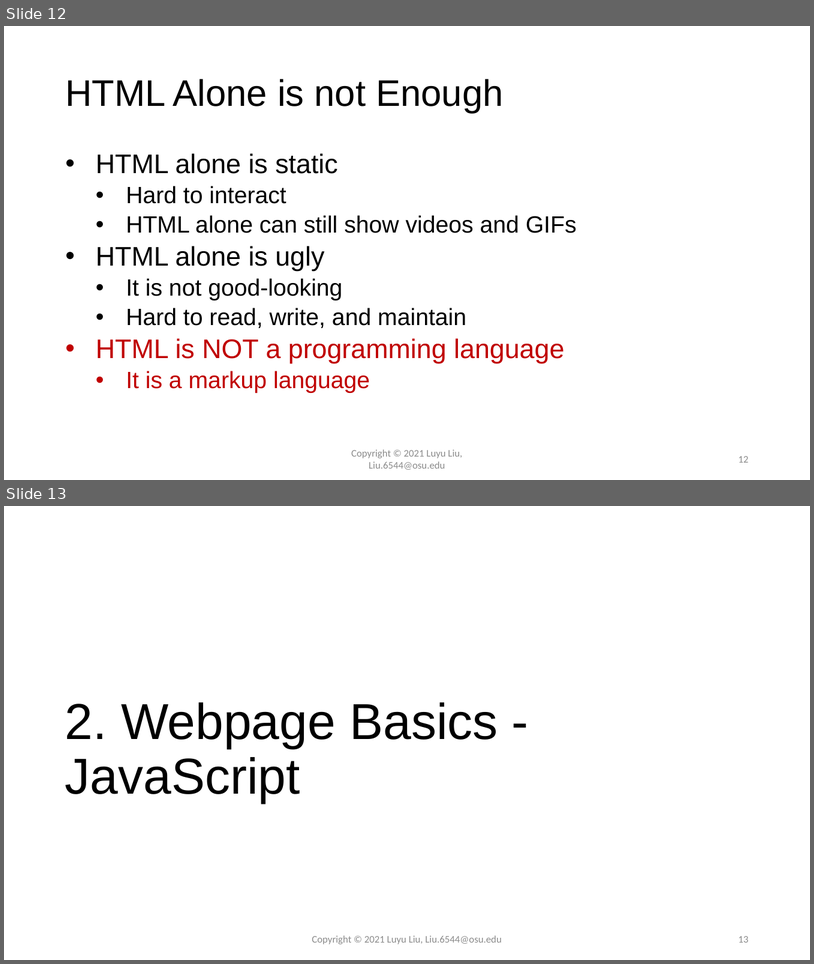
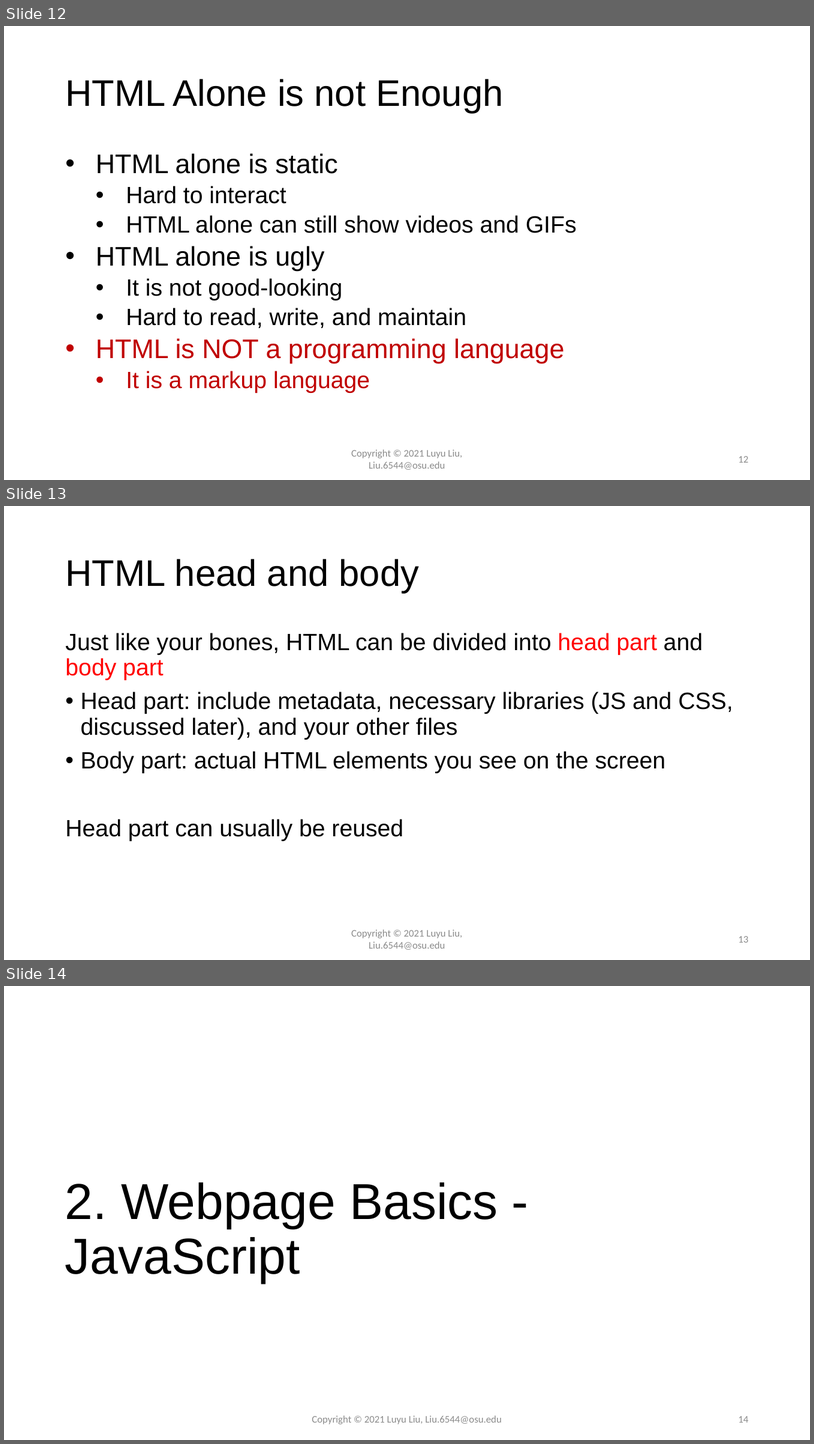
Before and after one commit to luyuliu/vizathon-geovisualization, a slide deck: doc/presentation_vizathon.pptx. Shown one above the other, each under a label of ours: slides 12 and 13 before the commit, slides 12, 13 and 14 after it. The pictures are 814x964 and 814x1444 pixels, drawn with LibreOffice and Linux fonts; fonts in the diff are those of the drawing; background and template pictures are left out. Boxes give left, top, right and bottom in pixels: in the first picture for what was removed or moved away, otherwise in the second. Text is boxed around its words. In the diff, an @@ line names an element or a change of style, - is before the commit and + after.

```diff
--- a/doc/presentation_vizathon.pptx
+++ b/doc/presentation_vizathon.pptx
@@ slide 13 added at (4, 506, 810, 960), background #FFFFFF @@
@@ title added at (65, 559, 420, 593), 44 pt, text #000000 @@
+HTML head and body
@@ text added at (65, 633, 733, 841), 28 pt, text #000000 @@
+Just like your bones, HTML can be divided into head part and body part
+• Head part: include metadata, necessary libraries (JS and CSS, discussed later), and your other files
+• Body part: actual HTML elements you see on the screen
+Head part can usually be reused
@@ text added at (351, 929, 462, 949), 12 pt, text #8C8C8C @@
+Copyright © 2021 Luyu Liu,
+Liu.6544@osu.edu
@@ page number added at (738, 936, 749, 942), 12 pt, text #8C8C8C @@
+13
@@ what was slide 13 is now slide 14 @@
@@ page number at (738, 1416, 749, 1422): text changed @@
-13
+14
```
Also in this commit, not shown: 2 slides changed, 2 other slides added, 3 other files.
